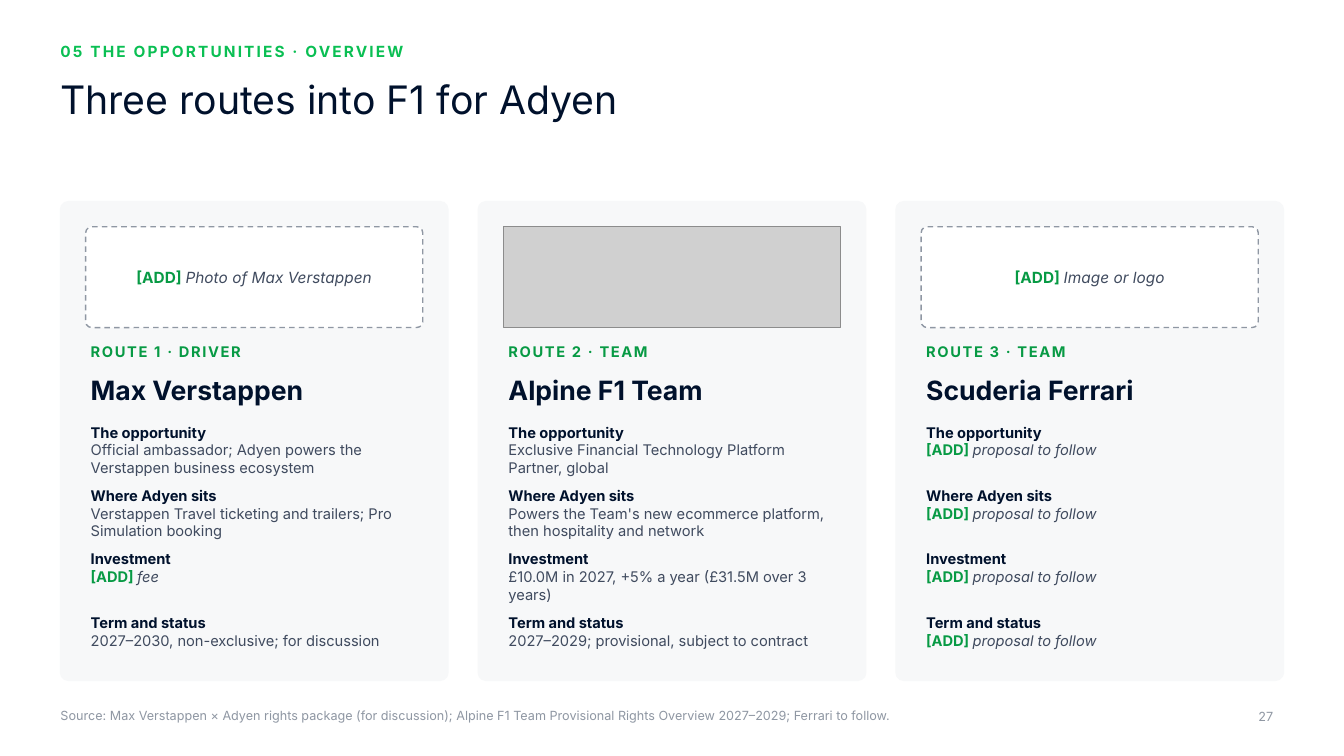
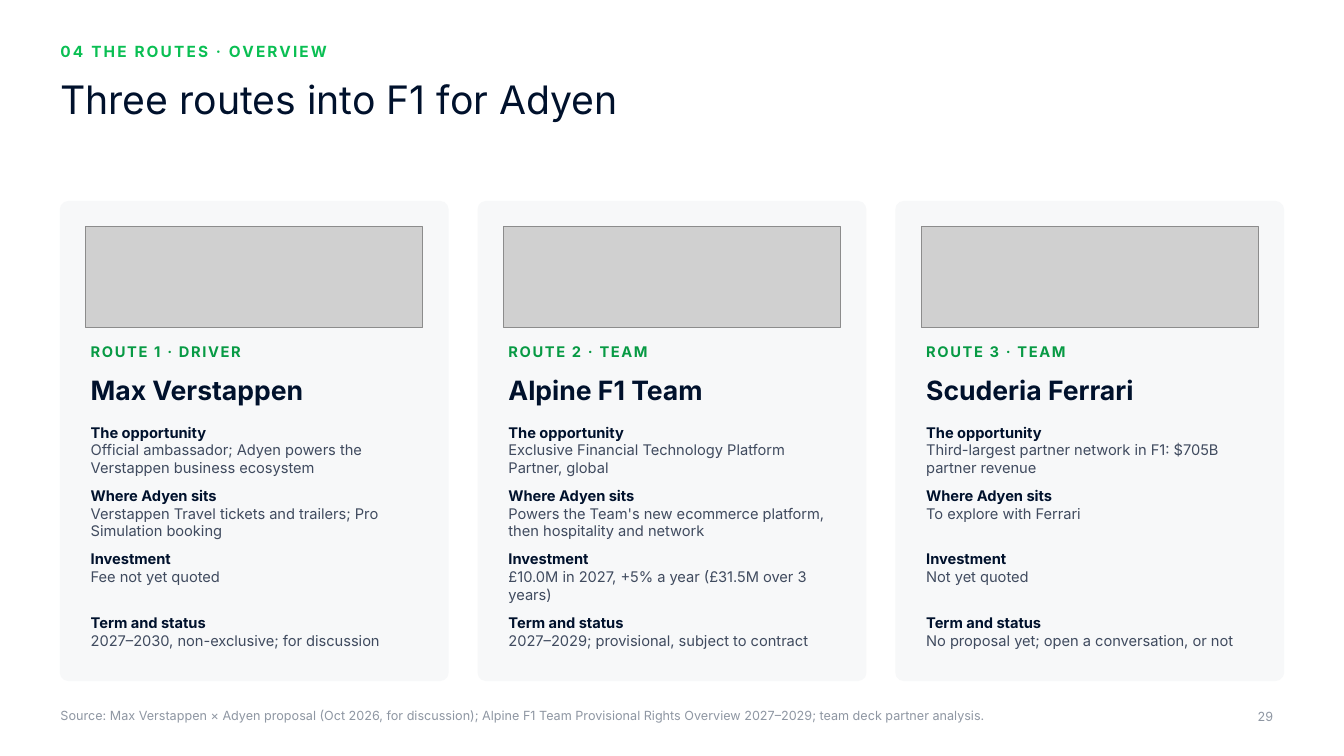
Before and after one commit to rahulgopalan42/rg42, a slide deck: slide 29 of adyen-f1-deck/Adyen x F1 - Chairman deck.pptx (slide 27 before the commit). Drawn at 1344x756 pixels with LibreOffice and Linux fonts; fonts in the diff are those of the drawing; grey boxes stand for pictures; background and template pictures are left out. Boxes give left, top, right and bottom in pixels: in the first picture for what was removed or moved away, otherwise in the second. Text is boxed around its words. In the diff, an @@ line names an element or a change of style, - is before the commit and + after.

```diff
--- a/adyen-f1-deck/Adyen x F1 - Chairman deck.pptx
+++ b/adyen-f1-deck/Adyen x F1 - Chairman deck.pptx
@@ text at (60, 42, 1284, 73): text changed @@
-05 THE OPPORTUNITIES · OVERVIEW
+04 THE ROUTES · OVERVIEW
@@ rounded rectangle removed at (86, 227, 422, 328) @@
@@ picture added at (86, 227, 422, 328) @@
@@ rounded rectangle removed at (922, 227, 1258, 328) @@
@@ picture added at (922, 227, 1258, 328) @@
@@ text removed at (136, 270, 372, 287) @@
-[ADD] Photo of Max Verstappen
@@ text removed at (1015, 270, 1165, 287) @@
-[ADD] Image or logo
@@ text at (926, 443, 1219, 476): text changed; italic off @@
-[ADD] proposal to follow
+Third-largest partner network in F1: $705B partner revenue
@@ text at (91, 508, 378, 539): text changed @@
-Verstappen Travel ticketing and trailers; Pro Simulation booking
+Verstappen Travel tickets and trailers; Pro Simulation booking
@@ text at (926, 508, 1081, 522): text changed; italic off @@
-[ADD] proposal to follow
+To explore with Ferrari
@@ text at (91, 571, 219, 585): text changed; text colour #079A44 to #404B5F; bold off @@
-[ADD] fee
+Fee not yet quoted
@@ text at (926, 571, 1028, 585): text changed; italic off @@
-[ADD] proposal to follow
+Not yet quoted
@@ text at (926, 635, 1233, 649): text changed; italic off @@
-[ADD] proposal to follow
+No proposal yet; open a conversation, or not
@@ text at (60, 710, 985, 723): text changed @@
-Source: Max Verstappen × Adyen rights package (for discussion); Alpine F1 Team Provisional Rights Overview 2027–2029; Ferrari to follow.
+Source: Max Verstappen × Adyen proposal (Oct 2026, for discussion); Alpine F1 Team Provisional Rights Overview 2027–2029; team deck partner analysis.
@@ page number at (1258, 712, 1273, 721): text changed @@
-27
+29
```
Also in this commit, not shown: 32 other slides changed, 7 slides added, 7 slides removed, 24 other files.
